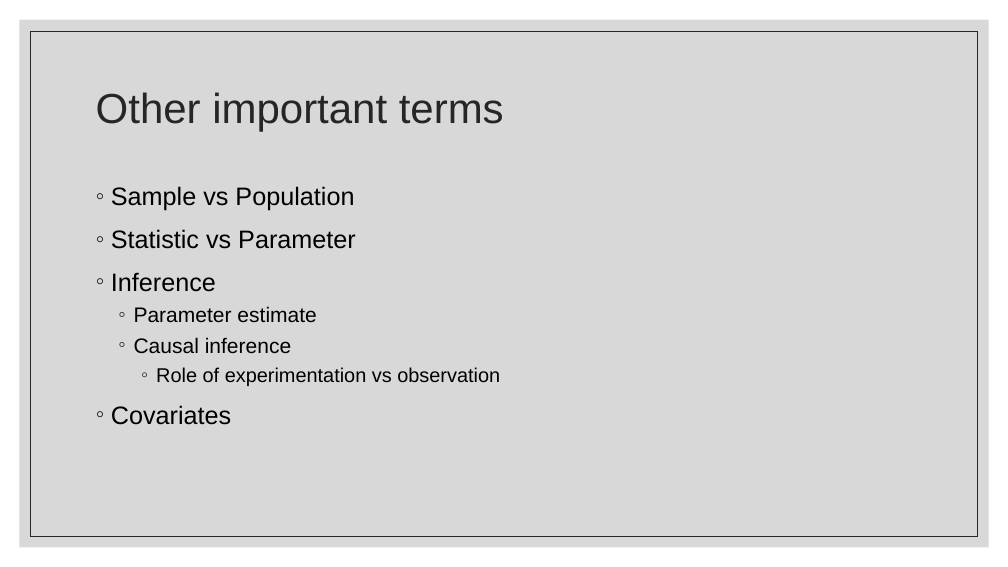
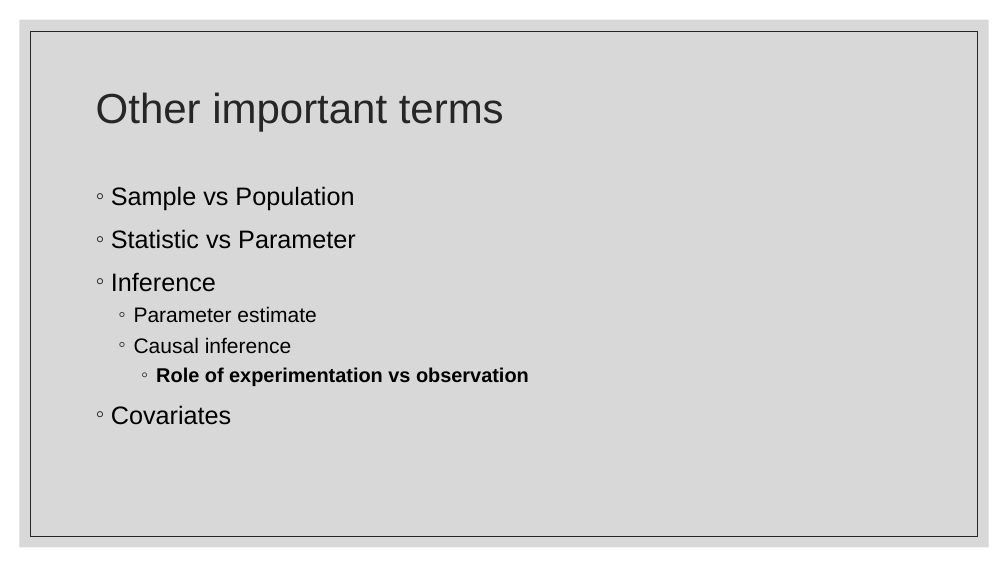
Before and after one commit to lacombe129/SDS290, a slide deck: slide 21 of docs/lectures/welcome.pptx. Drawn at 1008x567 pixels with LibreOffice and Linux fonts; fonts in the diff are those of the drawing. Boxes give left, top, right and bottom in pixels: in the first picture for what was removed or moved away, otherwise in the second. Text is boxed around its words. In the diff, an @@ line names an element or a change of style, - is before the commit and + after.

```diff
--- a/docs/lectures/welcome.pptx
+++ b/docs/lectures/welcome.pptx
@@ text at [156, 367, 529, 386]: bold on in "Role of experimentation vs observation" @@
```
Also in this commit, not shown: 16 other files.
